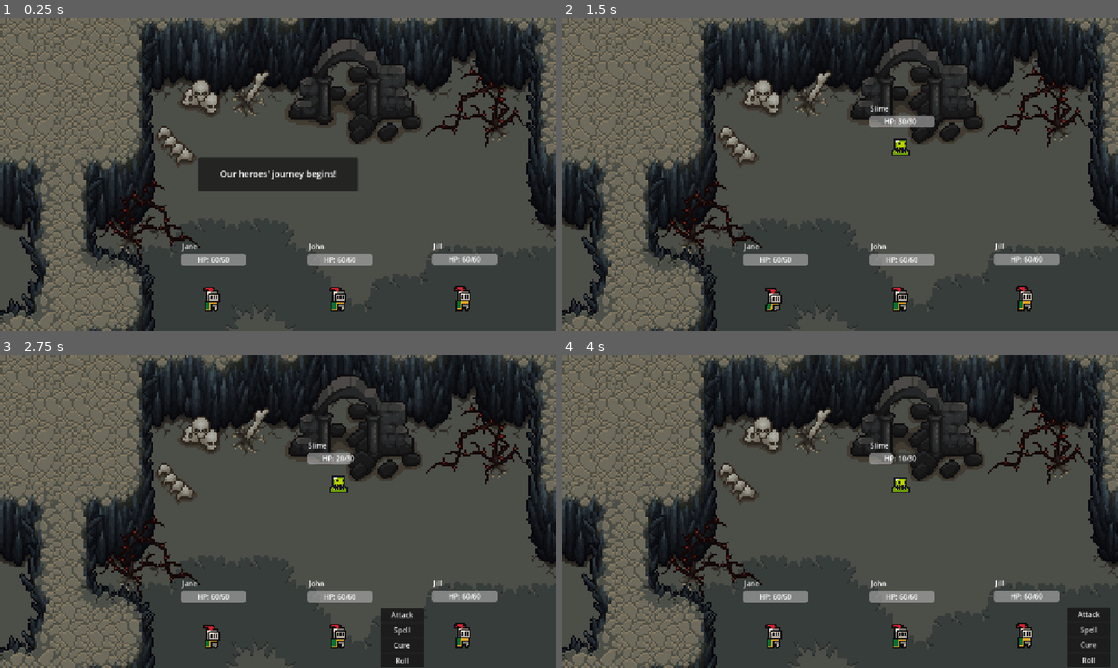
Above: before the commit, frames 1-4 (two rows, left to right).
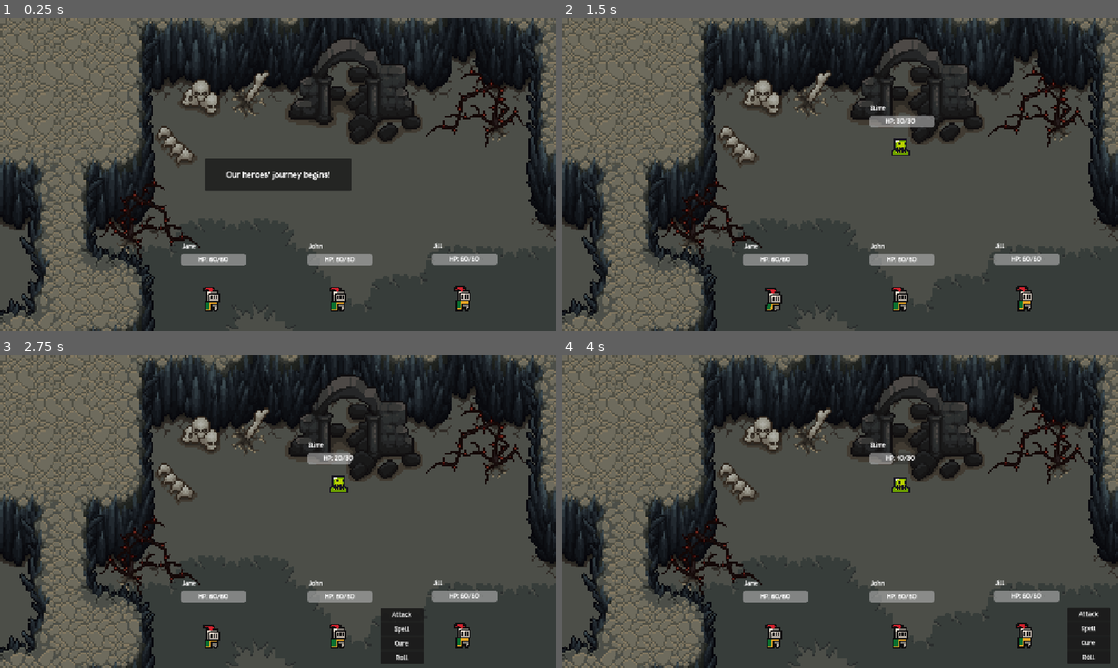
Above: after the commit, the same moments.

Repository: jhobz/rpg-prototype
Game: Godot game, scene res://scenes/game.tscn
Two runs of this game, one before a commit and one after it. Both use one fixed random seed, a clock stepped at 60 frames per second and the inputs below.
Inputs:
- Up to frame 1 (0.25 s): no input
- Up to frame 2 (1.5 s): tap Enter (ui_accept) at 0.5, 0.77 s; click "Attack" at 1.25 s
- Up to frame 3 (2.75 s): tap Enter (ui_accept) at 2.27 s
- Up to frame 4 (4 s): click "Attack" at 2.75 s

The runs differ from the first frame. In frame 1, 1.0% of the frame differs, in the area x 32-87%, y 44-79%; in frame 2, 0.4%; in frame 3, 0.7%; in frame 4, 0.7%.

Commit message:
use a custom font (groundhog)

Diff:
--- a/project.godot
+++ b/project.godot
@@ -34,6 +34,8 @@
 
 timers/tooltip_delay_sec=0.1
 theme/custom="uid://dt28hksanooxk"
+theme/custom_font="uid://1fcqhxclqhiy"
+theme/default_font_antialiasing=0
 
 [input]
 
--- a/scenes/ui.tscn
+++ b/scenes/ui.tscn
@@ -172,22 +172,22 @@
 custom_minimum_size = Vector2(0, 62)
 layout_mode = 2
 theme_override_colors/font_shadow_color = Color(0, 0, 0, 1)
-theme_override_constants/text_highlight_v_padding = -19
-theme_override_constants/text_highlight_h_padding = 4
+theme_override_constants/text_highlight_v_padding = -14
+theme_override_constants/text_highlight_h_padding = -3
 theme_override_constants/outline_size = 12
 theme_override_constants/shadow_offset_y = 5
 theme_override_constants/shadow_offset_x = 0
 theme_override_constants/shadow_outline_size = 2
-theme_override_font_sizes/normal_font_size = 33
+theme_override_font_sizes/normal_font_size = 32
 bbcode_enabled = true
 text = "YOU SUCCUMBED TO THE [fgcolor=black]CURSE[/fgcolor] [fgcolor=black]SPELL[/fgcolor] [fgcolor=black]TIME LOOP[/fgcolor]... [wave][outline_size=16][color=#aa22aa]CURSE![/color][/outline_size][/wave]"
 horizontal_alignment = 1
 
 [node name="EnemiesTitle" type="RichTextLabel" parent="HSplitContainer/MarginContainer/RunResultsPanel/Panel/MarginContainer/VBoxContainer"]
-custom_minimum_size = Vector2(0, 40)
+custom_minimum_size = Vector2(0, 45)
 layout_mode = 2
 theme_override_constants/outline_size = 10
-theme_override_font_sizes/normal_font_size = 26
+theme_override_font_sizes/normal_font_size = 32
 bbcode_enabled = true
 text = "Your run"
 
Binary file added: assets/fonts/groundhog.ttf
Not shown, added: assets/fonts/groundhog.ttf.import
Binary file added: assets/fonts/huevo.ttf
Not shown, added: assets/fonts/huevo.ttf.import
Binary file added: assets/fonts/summit.ttf
Not shown, added: assets/fonts/summit.ttf.import
